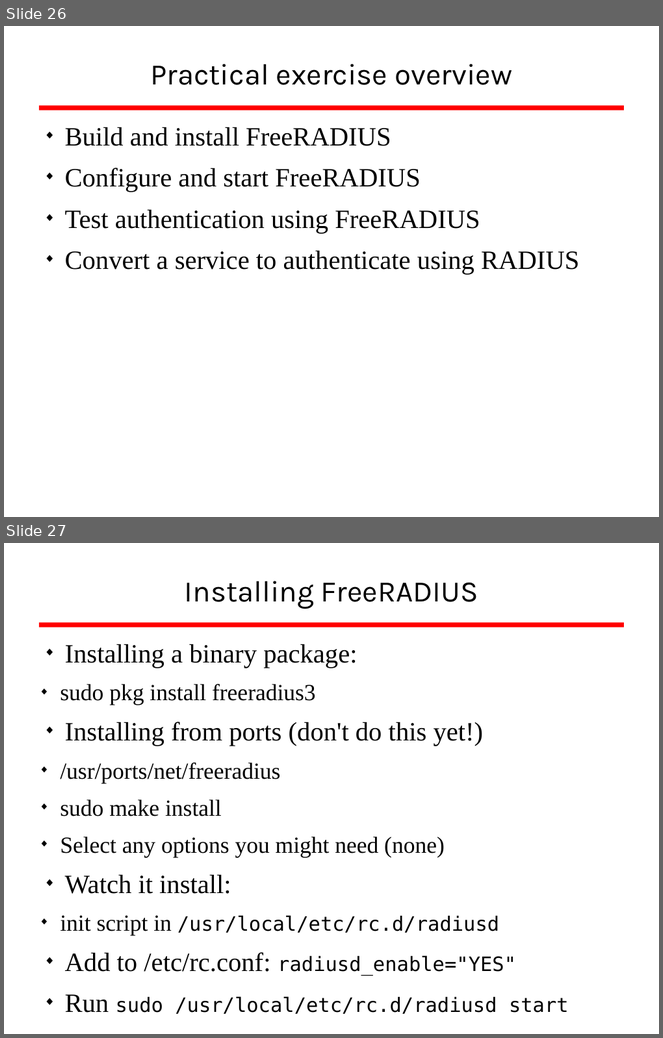
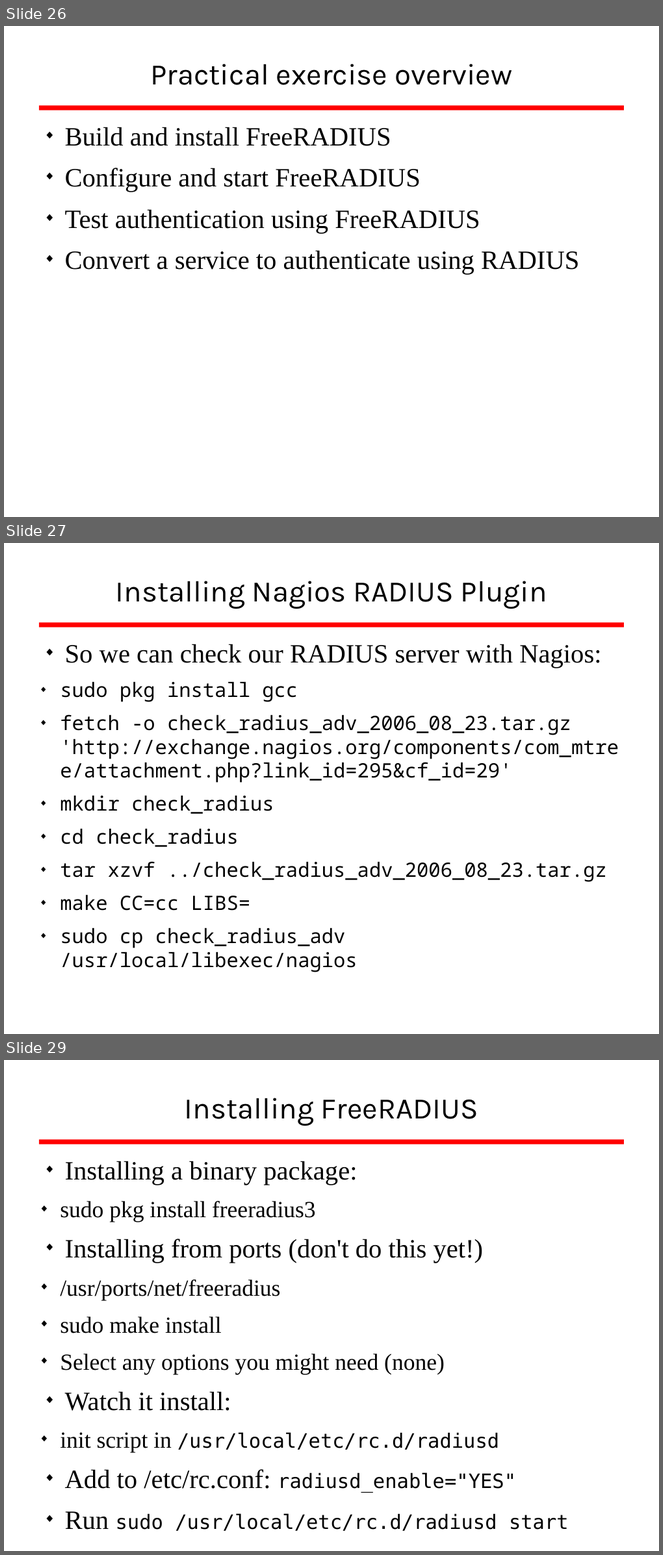
Before and after one commit to afnog/sse, a slide deck: radius/radius_presentation.odp. Shown one above the other, each under a label of ours: slides 26 and 27 before the commit, slides 26, 27 and 29 after it; the slides between them are not shown. The pictures are 663x1038 and 663x1555 pixels, drawn with LibreOffice and Linux fonts; fonts in the diff are those of the drawing; background and template pictures are left out. Boxes give left, top, right and bottom in pixels: in the first picture for what was removed or moved away, otherwise in the second. Text is boxed around its words. In the diff, an @@ line names an element or a change of style, - is before the commit and + after.

```diff
--- a/radius/radius_presentation.odp
+++ b/radius/radius_presentation.odp
@@ slide 27 added at [4, 543, 659, 1034], background #FFFFFF; not listed: 1 template element that a slide beside it also shows @@
@@ title added at [116, 581, 547, 609], 36 pt, text #000000 @@
+Installing Nagios RADIUS Plugin
@@ text added at [60, 644, 619, 973], 24 pt, text #000000 @@
+◆ So we can check our RADIUS server with Nagios:
+  ◆ sudo pkg install gcc
+  ◆ fetch -o check_radius_adv_2006_08_23.tar.gz 'http://exchange.nagios.org/components/com_mtree/attachment.php?link_id=295&cf_id=29'
+  ◆ mkdir check_radius
+  ◆ cd check_radius
+  ◆ tar xzvf ../check_radius_adv_2006_08_23.tar.gz
+  ◆ make CC=cc LIBS=
+  ◆ sudo cp check_radius_adv /usr/local/libexec/nagios
@@ what was slide 27 is now slide 29 @@
```
Also in this commit, not shown: 1 other slide added, 1 other file.
